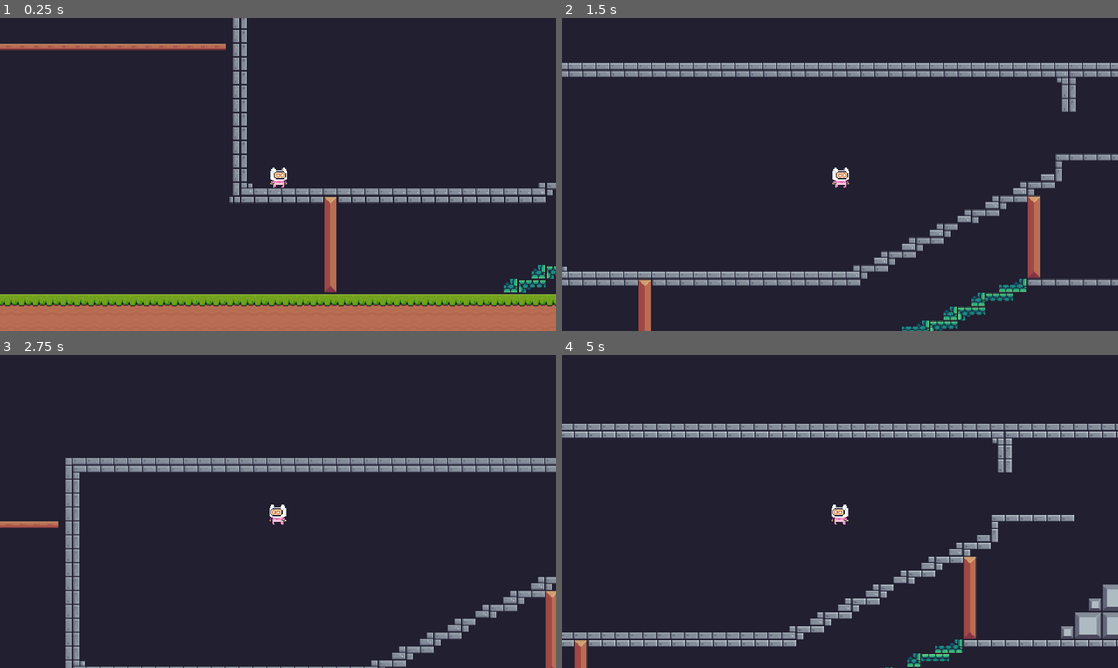
Above: before the commit, frames 1-4 (two rows, left to right).
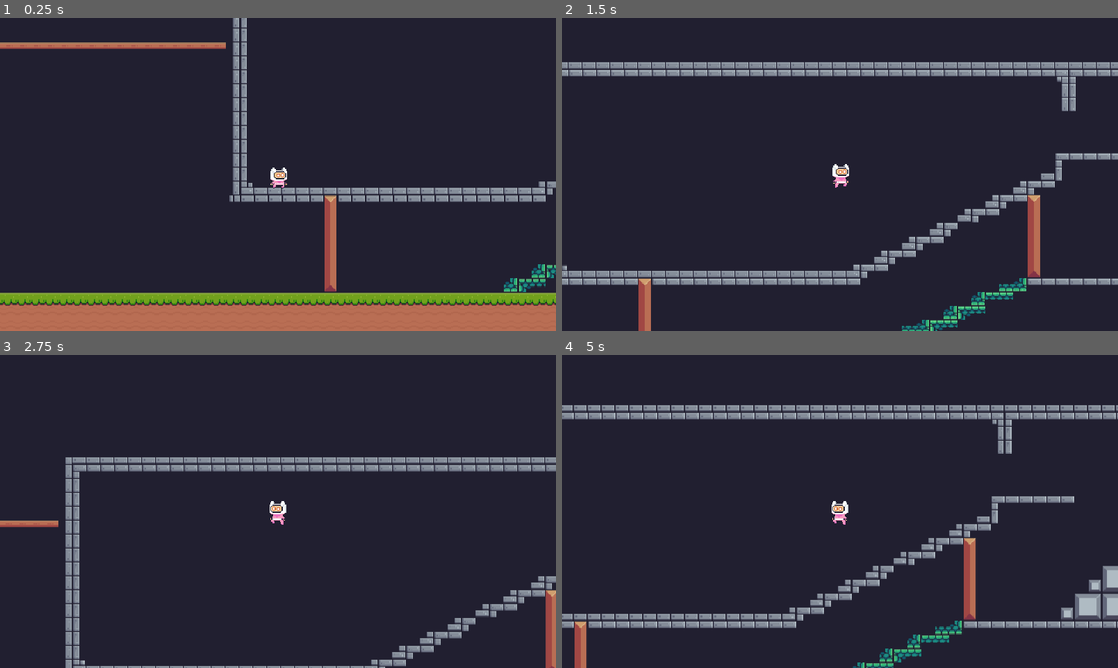
Above: after the commit, the same moments.

Repository: RobertoBuiatti/Aulas-7-
Game: Godot game, scene res://scenes/level_0.tscn
Two runs of this game, one before a commit and one after it. Both use one fixed random seed, a clock stepped at 60 frames per second and the inputs below.
Inputs:
- Up to frame 1 (0.25 s): no input
- Up to frame 2 (1.5 s): tap Enter at 0.5 s; hold Right (ui_right) from 0.53 s (still down); tap Space (jump) at 0.6, 0.77, 1.07, 1.35 s
- Up to frame 3 (2.75 s): tap Space (jump) at 1.52, 1.82, 2.1 s; release Right (ui_right) at 2.03 s; hold Left (ui_left) from 2.03 s (still down)
- Up to frame 4 (5 s): release Left (ui_left) at 2.78 s; hold Right (ui_right) 2.78-4.28 s; tap Space (jump) at 2.85, 3.02, 3.32, 3.6, 3.77, 4.07, 4.35, 4.52, 4.82 s; hold Left (ui_left) from 4.28 s (still down)

The runs differ from the first frame. In frame 1, 3.8% of the frame differs, in the area x 0-100%, y 0-93%; in frame 2, 6.1%; in frame 3, 2.9%; in frame 4, 18%, in the area x 0-100%, y 16-100%.

Commit message:
animação

Diff:
--- a/Jogos digitais/jogo/project.godot
+++ b/Jogos digitais/jogo/project.godot
@@ -12,7 +12,7 @@
 
 config/name="jogo"
 run/main_scene="res://scenes/level_0.tscn"
-config/features=PackedStringArray("4.4", "GL Compatibility")
+config/features=PackedStringArray("4.3", "GL Compatibility")
 config/icon="res://icon.svg"
 
 [display]
--- a/Jogos digitais/jogo/scenes/level_0.tscn
+++ b/Jogos digitais/jogo/scenes/level_0.tscn
@@ -1,13 +1,128 @@
-[gd_scene load_steps=6 format=4 uid="uid://bljbxnjql32hc"]
+[gd_scene load_steps=13 format=4 uid="uid://bljbxnjql32hc"]
 
-[ext_resource type="Script" uid="uid://2mwi8olntqjw" path="res://scenes/level_0.gd" id="1_yurem"]
-[ext_resource type="Texture2D" uid="uid://7fl4wra0mv1o" path="res://assets/Main Characters/player.png" id="2_ijjnq"]
-[ext_resource type="Script" uid="uid://c3y0mgisrtpg" path="res://scenes/player.gd" id="2_joket"]
+[ext_resource type="Script" path="res://scenes/level_0.gd" id="1_yurem"]
+[ext_resource type="Script" path="res://scenes/player.gd" id="2_joket"]
 [ext_resource type="TileSet" uid="uid://7e3j2eajjwm5" path="res://tileset_level.tres" id="4_6c4ei"]
+[ext_resource type="Texture2D" uid="uid://cfse44itlxj33" path="res://assets/Main Characters/pink_man_spritesheet.png" id="4_c74rt"]
 
 [sub_resource type="CapsuleShape2D" id="CapsuleShape2D_kat57"]
 radius = 7.0
-height = 24.0
+height = 18.0
+
+[sub_resource type="Animation" id="Animation_une6k"]
+resource_name = "idle"
+length = 0.687506
+loop_mode = 1
+step = 0.0625
+tracks/0/type = "value"
+tracks/0/imported = false
+tracks/0/enabled = true
+tracks/0/path = NodePath("Sprite2D:frame")
+tracks/0/interp = 1
+tracks/0/loop_wrap = true
+tracks/0/keys = {
+"times": PackedFloat32Array(0, 0.0625, 0.125, 0.1875, 0.25, 0.3125, 0.375, 0.4375, 0.5, 0.5625, 0.625),
+"transitions": PackedFloat32Array(1, 1, 1, 1, 1, 1, 1, 1, 1, 1, 1),
+"update": 1,
+"values": [0, 1, 2, 3, 4, 5, 6, 7, 8, 9, 10]
+}
+
+[sub_resource type="Animation" id="Animation_mqcmh"]
+length = 0.001
+tracks/0/type = "value"
+tracks/0/imported = false
+tracks/0/enabled = true
+tracks/0/path = NodePath("Sprite2D:frame")
+tracks/0/interp = 1
+tracks/0/loop_wrap = true
+tracks/0/keys = {
+"times": PackedFloat32Array(0),
+"transitions": PackedFloat32Array(1),
+"update": 1,
+"values": [1]
+}
+
+[sub_resource type="Animation" id="Animation_k5mik"]
+resource_name = "walk"
+length = 0.750006
+loop_mode = 1
+step = 0.0625
+tracks/0/type = "value"
+tracks/0/imported = false
+tracks/0/enabled = true
+tracks/0/path = NodePath("Sprite2D:frame")
+tracks/0/interp = 1
+tracks/0/loop_wrap = true
+tracks/0/keys = {
+"times": PackedFloat32Array(0, 0.0625, 0.125, 0.1875, 0.25, 0.3125, 0.375, 0.4375, 0.5, 0.5625, 0.625, 0.6875),
+"transitions": PackedFloat32Array(1, 1, 1, 1, 1, 1, 1, 1, 1, 1, 1, 1),
+"update": 1,
+"values": [12, 13, 14, 15, 16, 17, 18, 19, 20, 21, 22, 23]
+}
+
+[sub_resource type="Animation" id="Animation_qjahd"]
+resource_name = "jump"
+length = 0.0625063
+loop_mode = 1
+step = 0.0625
+tracks/0/type = "value"
+tracks/0/imported = false
+tracks/0/enabled = true
+tracks/0/path = NodePath("Sprite2D:frame")
+tracks/0/interp = 1
+tracks/0/loop_wrap = true
+tracks/0/keys = {
+"times": PackedFloat32Array(0),
+"transitions": PackedFloat32Array(1),
+"update": 1,
+"values": [48]
+}
+
+[sub_resource type="Animation" id="Animation_ierhl"]
+resource_name = "fall"
+length = 0.0625063
+loop_mode = 1
+step = 0.0625
+tracks/0/type = "value"
+tracks/0/imported = false
+tracks/0/enabled = true
+tracks/0/path = NodePath("Sprite2D:frame")
+tracks/0/interp = 1
+tracks/0/loop_wrap = true
+tracks/0/keys = {
+"times": PackedFloat32Array(0),
+"transitions": PackedFloat32Array(1),
+"update": 1,
+"values": [50]
+}
+
+[sub_resource type="Animation" id="Animation_em4hj"]
+resource_name = "hurt"
+length = 0.437506
+loop_mode = 1
+step = 0.0625
+tracks/0/type = "value"
+tracks/0/imported = false
+tracks/0/enabled = true
+tracks/0/path = NodePath("Sprite2D:frame")
+tracks/0/interp = 1
+tracks/0/loop_wrap = true
+tracks/0/keys = {
+"times": PackedFloat32Array(0, 0.0625, 0.125, 0.1875, 0.25, 0.3125, 0.375),
+"transitions": PackedFloat32Array(1, 1, 1, 1, 1, 1, 1),
+"update": 1,
+"values": [24, 25, 26, 27, 28, 29, 30]
+}
+
+[sub_resource type="AnimationLibrary" id="AnimationLibrary_a5ta7"]
+_data = {
+"RESET": SubResource("Animation_mqcmh"),
+"fall": SubResource("Animation_ierhl"),
+"hurt": SubResource("Animation_em4hj"),
+"idle": SubResource("Animation_une6k"),
+"jump": SubResource("Animation_qjahd"),
+"walk": SubResource("Animation_k5mik")
+}
 
 [node name="Level_0" type="Node2D"]
 script = ExtResource("1_yurem")
@@ -29,10 +144,18 @@
 script = ExtResource("2_joket")
 
 [node name="Sprite2D" type="Sprite2D" parent="Player"]
-texture = ExtResource("2_ijjnq")
+texture = ExtResource("4_c74rt")
+hframes = 12
+vframes = 5
+frame = 1
 
 [node name="Body" type="CollisionShape2D" parent="Player"]
-position = Vector2(1, 4)
+position = Vector2(1, 6)
 shape = SubResource("CapsuleShape2D_kat57")
 
 [node name="Camera2D" type="Camera2D" parent="Player"]
+
+[node name="Anim" type="AnimationPlayer" parent="Player"]
+libraries = {
+"": SubResource("AnimationLibrary_a5ta7")
+}
--- a/Jogos digitais/jogo/scenes/player.gd
+++ b/Jogos digitais/jogo/scenes/player.gd
@@ -1,5 +1,8 @@
 extends CharacterBody2D
 @onready var Sprite_2d: Sprite2D = $Sprite2D
+@onready var anim: AnimationPlayer = $Anim
+
+
 var SPEED = 300
 var GRAVITY = 980
 var JUMP_VELOCITY = -400
@@ -18,7 +21,7 @@
 #movimento horizontal
 	var direction = Input.get_axis("walk_left", "walk_right")
 	velocity.x = direction * SPEED
-
+	var jump = Input.is_action_just_pressed("jump")
 # pulo
 	#if Input.is_action_just_pressed("jump") and (is_on_floor() or double_jump == false):
 		#velocity.y = JUMP_VELOCITY
@@ -32,10 +35,17 @@
 		Sprite_2d.flip_h = false
 	elif direction < 0:
 		Sprite_2d.flip_h = true
+
+	if direction != 0:
+		anim.play("walk")
+	else:
+		anim.play("idle")
 # premitir pulo duplo
-	if Input.is_action_just_pressed("jump") and jumps < max_jumps:
+	if jump and jumps < max_jumps:
 		velocity.y = JUMP_VELOCITY
 		jumps +=1
 	if is_on_floor():
 		jumps = 0
+	else:
+		anim.play("jump")
 	move_and_slide()
Not shown: 1 places in Jogos digitais/jogo/scenes/level_1.tscn that only renumber resources
